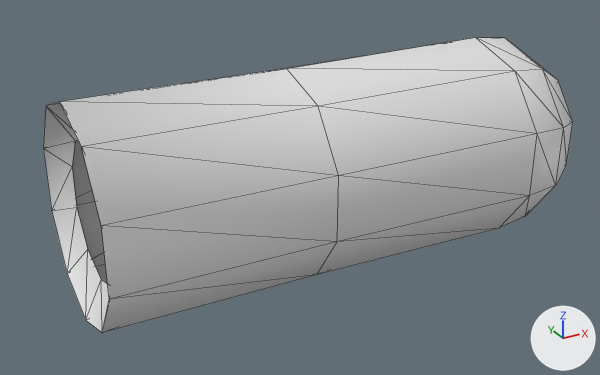
One commit to the glTF model assets/gear/tunic_sleeve_l.glb: the scene before it, then after it.
Camera for both pictures: a 50 mm camera at (-0.385, -0.445, 0.21) aimed at (-0.137, 0.005, -0.016). Lighting does not change. The marker at lower right points along +X, +Y and +Z. The older version comes first. Mesh edges are drawn as thin lines.

In view in the first picture: 'tunic_sleeve_l'.
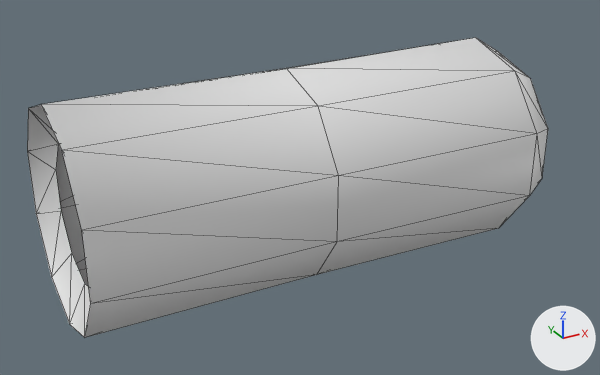
The change, as a list of edits to the scene's bpy script:
```text
Change me_tunic_sleeve_l:
    used by ob_tunic_sleeve_l; location = (0.0, 0.0, 0.0)
    remove me_tunic_sleeve_l.from_pydata(...)  # 61 vertices, 110 faces; spans x -0.29..0.074, y -0.068..0.068, z -0.072..0.072
    add me_tunic_sleeve_l.from_pydata(...)  # 61 vertices, 110 faces; spans x -0.3..0.059, y -0.068..0.068, z -0.072..0.072
    me_tunic_sleeve_l part 1: 21 of 61 vertices moved; they spanned x 0.027..0.074, y -0.065..0.065, z -0.069..0.069 and now span x 0.022..0.059, y -0.056..0.056, z -0.059..0.059; mean shift (-0.007, 0.0, 0.0); largest move (0.053, 0.049, 0.016) -> (0.044, 0.032, 0.01)
    me_tunic_sleeve_l part 2: all 20 vertices in x -0.29..-0.278, y -0.063..0.063, z -0.07..0.07 are moved by (-0.01, 0.0, 0.0)
```

Pixel boxes [x1, y1, x2, y2] of what changed, in the pictures (600 x 375 px; the box of a moved part takes in the faces that stretch with it):
'tunic_sleeve_l', reshaped: before [43, 38, 573, 333]; after [27, 38, 548, 337]
part 1 of me_tunic_sleeve_l, moved or reshaped: before [477, 38, 573, 228]; after [478, 39, 548, 195]
part 2 of me_tunic_sleeve_l, moved or reshaped: before [43, 68, 339, 333]; after [27, 68, 339, 337]
